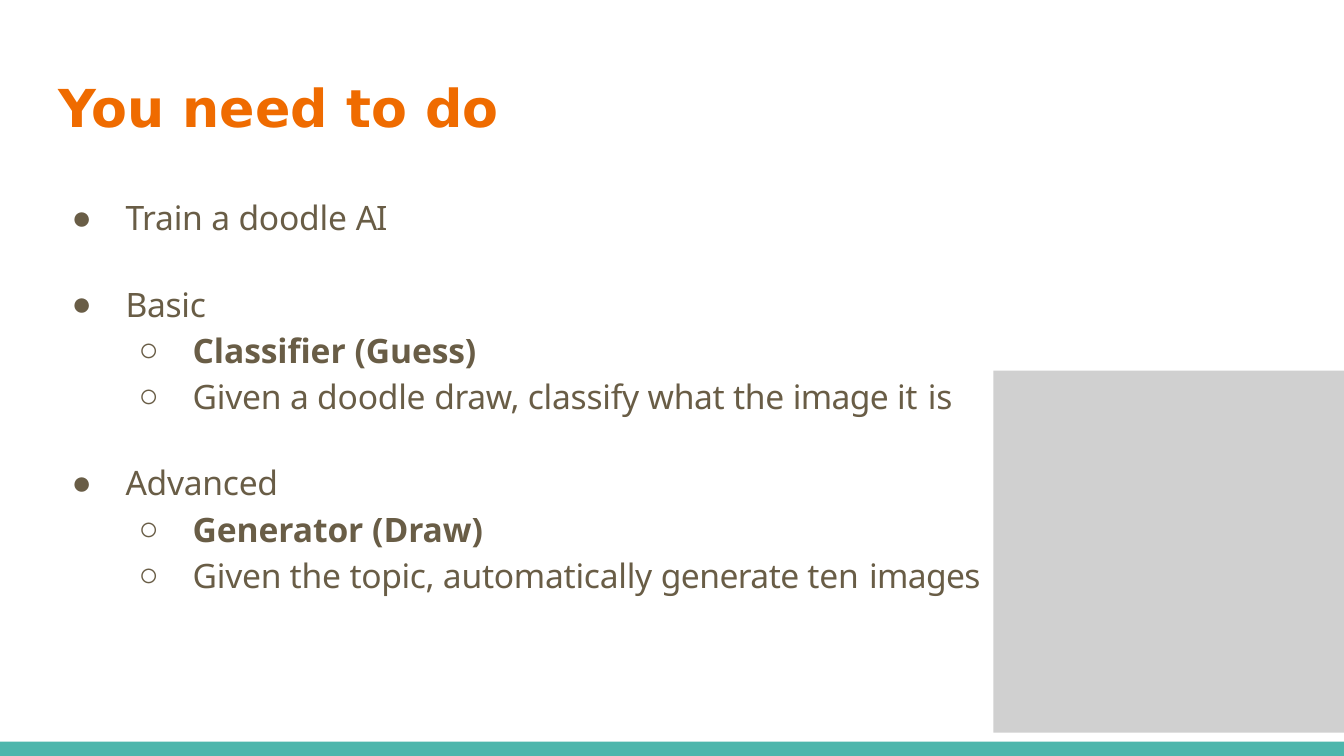
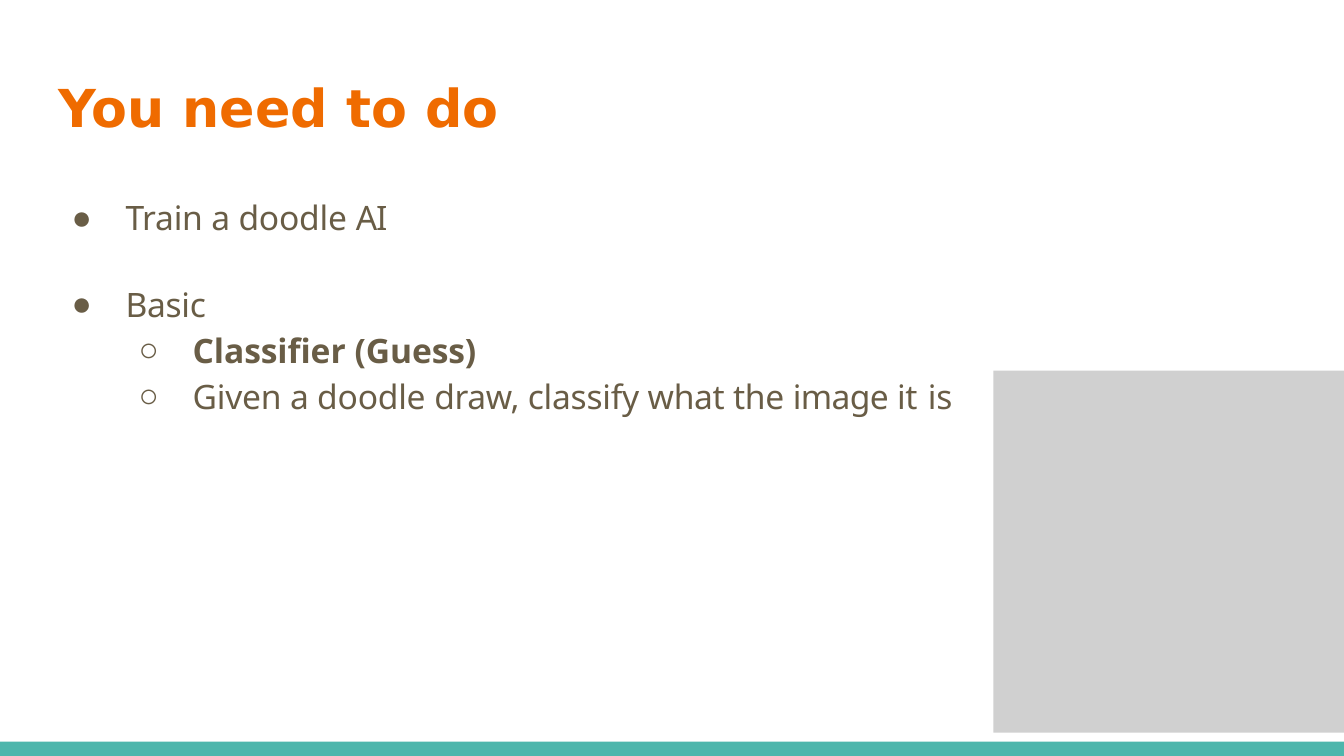
Before and after one commit to tw40210/AI_course, a slide deck: slide 3 of Final_Project_intro.pptx. Drawn at 1344x756 pixels with LibreOffice and Linux fonts; fonts in the diff are those of the drawing; grey boxes stand for pictures. Boxes give left, top, right and bottom in pixels: in the first picture for what was removed or moved away, otherwise in the second. Text is boxed around its words. In the diff, an @@ line names an element or a change of style, - is before the commit and + after.

```diff
--- a/Final_Project_intro.pptx
+++ b/Final_Project_intro.pptx
@@ text at <box>126,469,980,596</box>: paragraphs removed @@
-● Advanced
-  ○ Generator (Draw)
-○ Given the topic, automatically generate ten images
```
Also in this commit, not shown: 2 other slides changed, 1 slide added.
